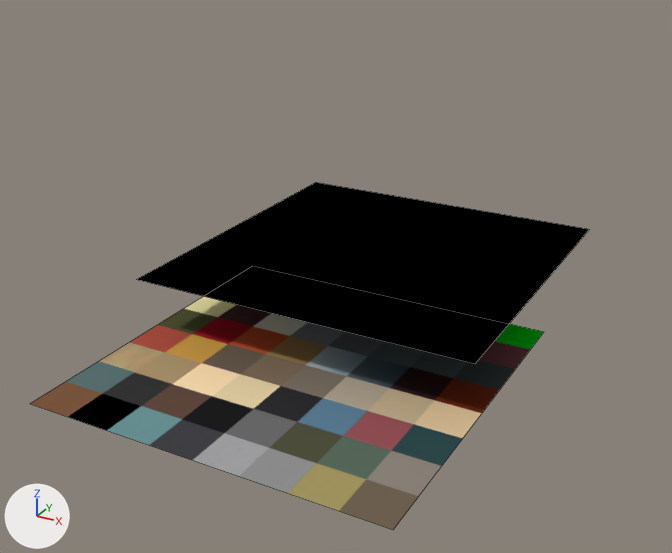
Before and after pictures for a commit that changed the Blender file blender/общий_материал.blend.
Camera for both pictures: a 50 mm lens placed at (2.26, -3.76, 2.44), pointed at (-0.14, 0.59, 0.26). The axes (+X, +Y, +Z) are drawn at lower left. The lights are the same throughout. Mesh edges are drawn as thin lines.

The first picture shows 'общий', 'сетка'.
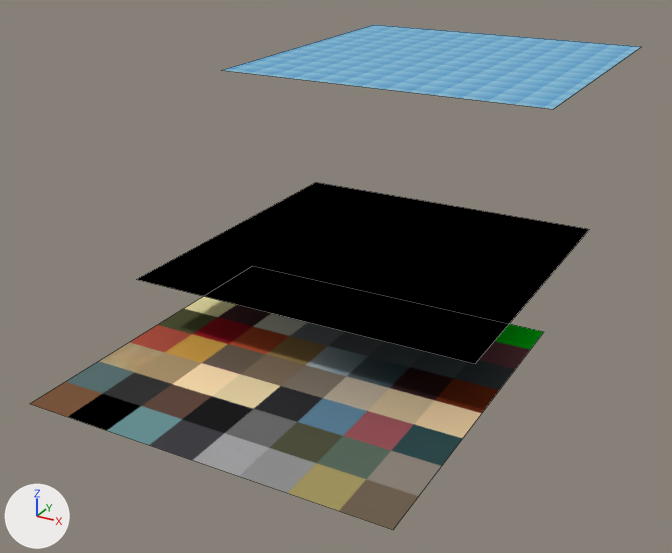
Location of each change, (x1, y1, x2, y2) in pixels of the pictures (672 x 553 px):
'стекло', added
    after: (223, 25, 641, 109)

The change in detail:
Picture 'стекло.png' (img_стекло_png) is new.
Material 'стекло' (mat_стекло) is new.
Uses the picture img_стекло_png.
Mesh me_plane_002 is new.
It has 4 vertices, 1 face and spans x -1.0..1.0, y -1.0..1.0, z 0.0.
It uses material mat_стекло.
Object 'стекло' (ob_стекло) is new; it shows me_plane_002.
Its location is (0.0, 1.754, 1.345).
Its visible shadow is False.
